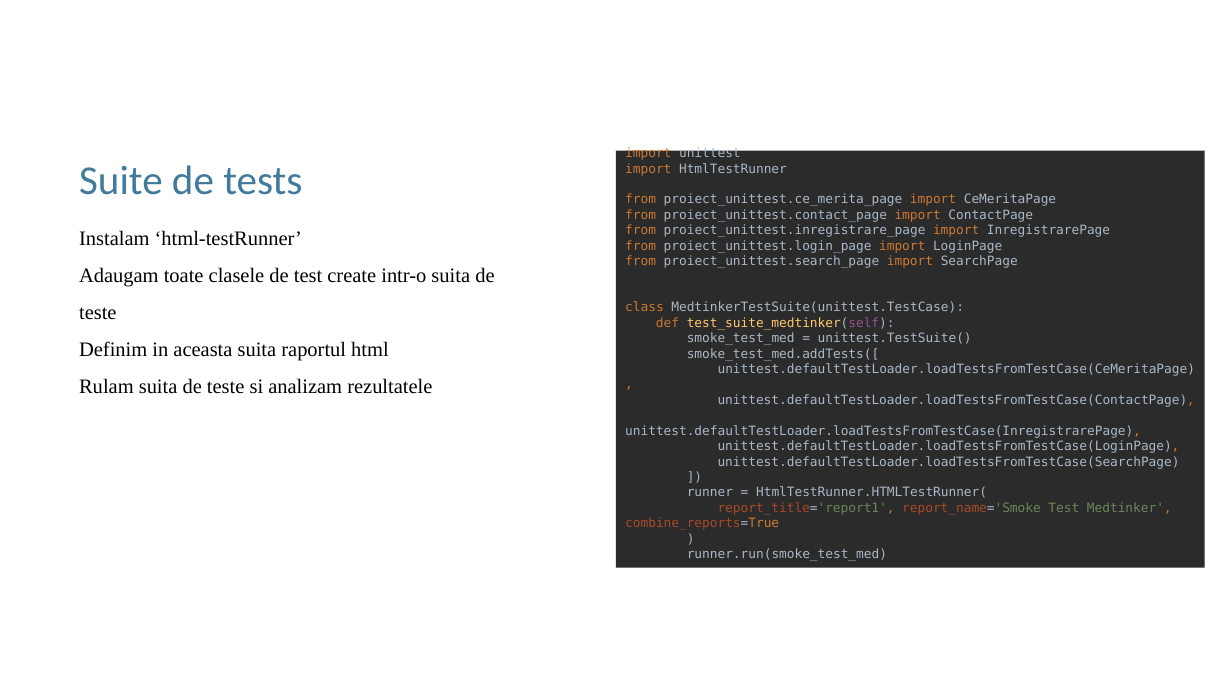
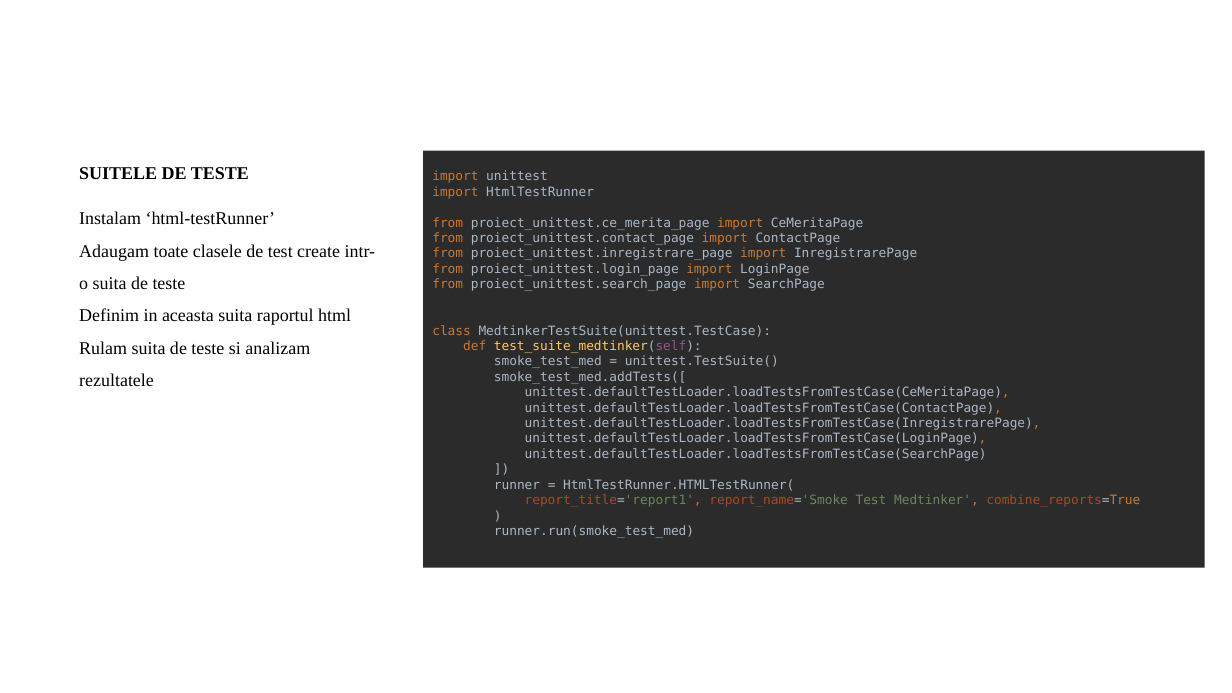
Before and after one commit to godavid128/Test_Website_medtinker, a slide deck: slide 13 of PROIECT FINAL - GORODETCHI DAVID.pptx. Drawn at 1232x693 pixels with LibreOffice and Linux fonts; fonts in the diff are those of the drawing; background and template pictures are left out. Boxes give left, top, right and bottom in pixels: in the first picture for what was removed or moved away, otherwise in the second. Text is boxed around its words. In the diff, an @@ line names an element or a change of style, - is before the commit and + after.

```diff
--- a/PROIECT FINAL - GORODETCHI DAVID.pptx
+++ b/PROIECT FINAL - GORODETCHI DAVID.pptx
@@ text "SUITELE DE TESTE": place and size @@
-text "SUITELE DE TESTE" at <box>79,230,494,394</box>
+text "SUITELE DE TESTE" at <box>79,167,376,386</box>
@@ text "import unittest import HtmlTestRunner from ...": place and size @@
-text "import unittest import HtmlTestRunner from ..." at <box>616,146,1205,572</box>
+text "import unittest import HtmlTestRunner from ..." at <box>423,146,1205,572</box>
@@ text at <box>79,167,249,179</box>: paragraph added @@
+SUITELE DE TESTE
@@ title removed at <box>79,165,302,195</box> @@
-Suite de tests
@@ text at <box>79,211,376,386</box>: size 16 to 14 pt @@
```
Also in this commit, not shown: 11 other slides changed.
